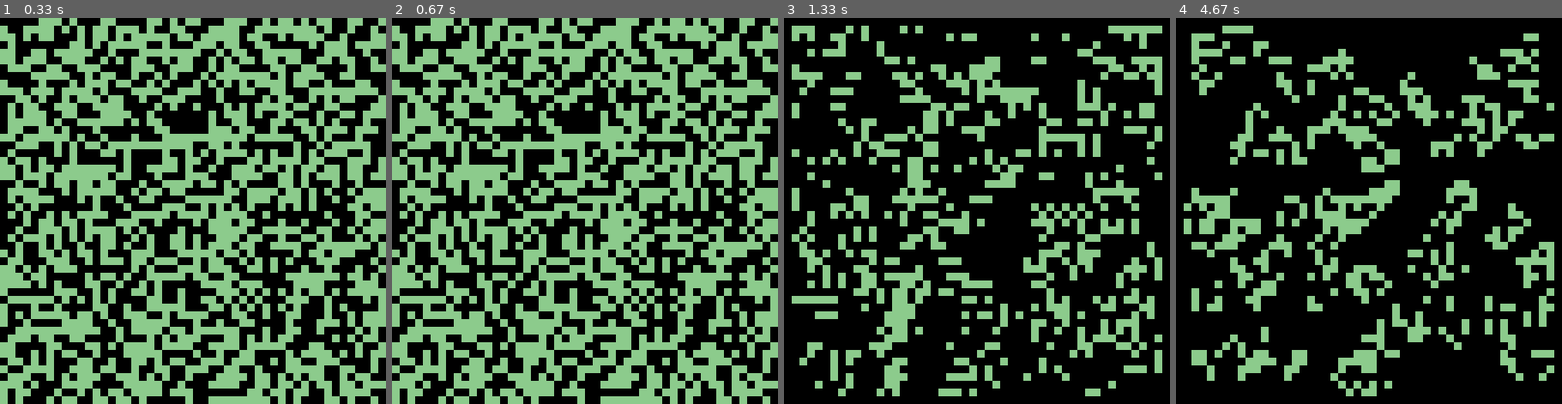
Above: before the commit, frames 1-4 (left to right).
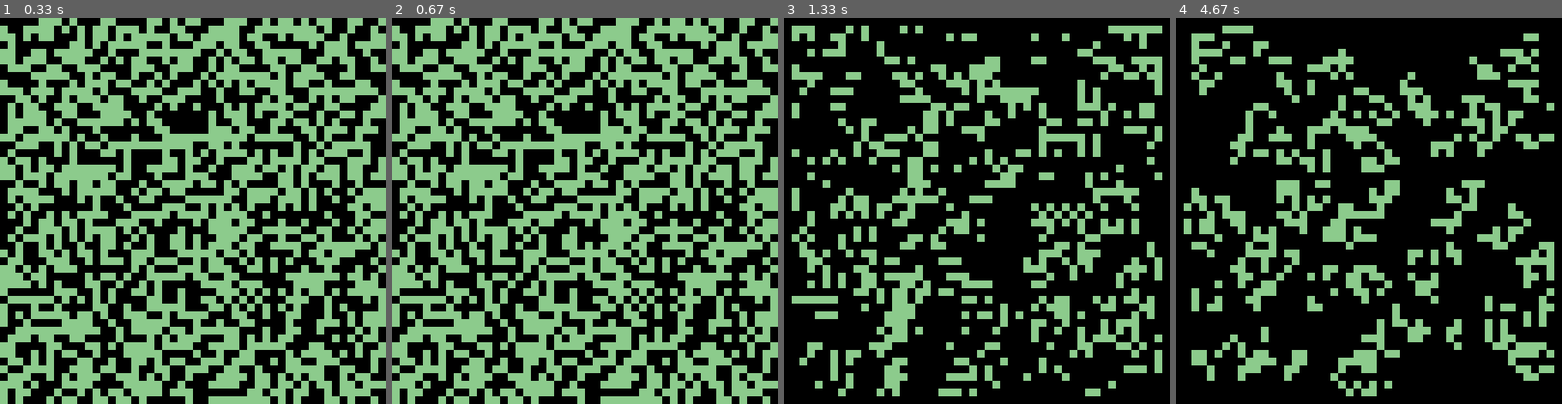
Above: after the commit, the same moments.

Repository: ElekLamoureux/GameOfLife
Game: pygame game, started from conway.py
Two runs of this game, one before a commit and one after it. Both use one fixed random seed, a clock stepped at 60 frames per second and the inputs below.
Inputs (mouse positions are in pixels of both pictures, inside the frame that each line leads up to):
- Up to frame 1 (0.33 s): no input
- Up to frame 2 (0.67 s): press the mouse at (585, 238) at 0.37 s; move the mouse to (538, 226) at 0.47 s; release the mouse at (492, 214) at 0.6 s
- Up to frame 3 (1.33 s): press the mouse at (977, 238) at 0.7 s; move the mouse to (1046, 292) at 0.8 s; release the mouse at (1119, 346) at 0.93 s; press the mouse at (977, 238) at 1.03 s; move the mouse to (907, 218) at 1.13 s; release the mouse at (838, 199) at 1.27 s
- Up to frame 4 (4.67 s): press the mouse at (1369, 238) at 1.37 s; move the mouse to (1442, 295) at 1.47 s; release the mouse at (1515, 357) at 1.6 s; press the mouse at (1369, 238) at 1.7 s; move the mouse to (1419, 207) at 1.8 s; release the mouse at (1469, 176) at 1.93 s; press the mouse at (1369, 238) at 2.03 s; move the mouse to (1307, 241) at 2.13 s; release the mouse at (1241, 249) at 2.27 s; press the mouse at (1369, 238) at 2.37 s; move the mouse to (1311, 156) at 2.47 s; release the mouse at (1253, 79) at 2.6 s; press the mouse at (1369, 238) at 2.7 s; move the mouse to (1314, 211) at 2.8 s; release the mouse at (1257, 187) at 2.93 s; press the mouse at (1369, 238) at 3.03 s; move the mouse to (1423, 245) at 3.13 s; release the mouse at (1473, 253) at 3.27 s; press the mouse at (1369, 238) at 3.37 s; move the mouse to (1311, 234) at 3.47 s; release the mouse at (1249, 234) at 3.6 s; press the mouse at (1369, 238) at 3.7 s; move the mouse to (1322, 172) at 3.8 s; release the mouse at (1276, 110) at 3.93 s; press the mouse at (1369, 238) at 4.03 s; move the mouse to (1426, 238) at 4.13 s; release the mouse at (1480, 241) at 4.27 s; press the mouse at (1369, 238) at 4.37 s; move the mouse to (1384, 191) at 4.47 s; release the mouse at (1396, 149) at 4.6 s

Frame 1 is identical in both runs. In frame 2, 0.1% of the frame differs, in the area x 26-52%, y 50-58%; in frame 3, 0.7%; in frame 4, 6.4%, in the area x 8-96%, y 22-94%.

Commit message:
I can draw! On both the live screen and the paused screen, although there is an out of bounds error ill fix tomorrow

Diff:
--- a/conway.py
+++ b/conway.py
@@ -62,13 +62,12 @@
 g = random.randint(100, 255)
 b = random.randint(0, 255)
 unpaused = True
+pendown = False
 while running:
     pygame.display.flip()
     count = count + 1
     #seems to be in every pygame loop? Allows for stopping of program? Still dont fully understand
-    for event in pygame.event.get():
-        if event.type == pygame.QUIT:
-            running = False
+
     if count == speed:
         if unpaused:
             #update the grid
@@ -89,16 +88,24 @@
         else:
             unpaused = True
         pygame.time.wait(300)
+    for event in pygame.event.get():
+        if event.type == pygame.QUIT:
+            running = False
+        if event.type == pygame.MOUSEBUTTONDOWN:  # Detect mouse click
+            pendown = True
+            checker = copy.deepcopy(grid)
+        if event.type == pygame.MOUSEBUTTONUP:
+            pendown = False
+    if pendown:
+        x, y = pygame.mouse.get_pos()
+        cellx = int(x/pixilsize)
+        celly = int(y/pixilsize)
+        if grid[cellx][celly] == checker[cellx][celly]:
+            grid[cellx][celly] = 1-grid[cellx][celly]
+            #print(f"Mouse down at: ({x}, {y})")
+            #print(f'Maps to cell (x,y) = ({cellx}, {celly})')
+            drawgrid(grid)
 
-    for event in pygame.event.get():
-        if event.type == pygame.MOUSEBUTTONDOWN:  # Detect mouse click
-            x, y = pygame.mouse.get_pos()
-            print(f"Mouse clicked at: ({x}, {y})")
-            cellx = int(x/pixilsize)
-            celly = int(y/pixilsize)
-            print(f'Maps to cell (x,y) = ({cellx}, {celly})')
-            grid[cellx][celly] = 1-grid[cellx][celly]
-            drawgrid(grid)
 
 
     dt = clock.tick(10000)
